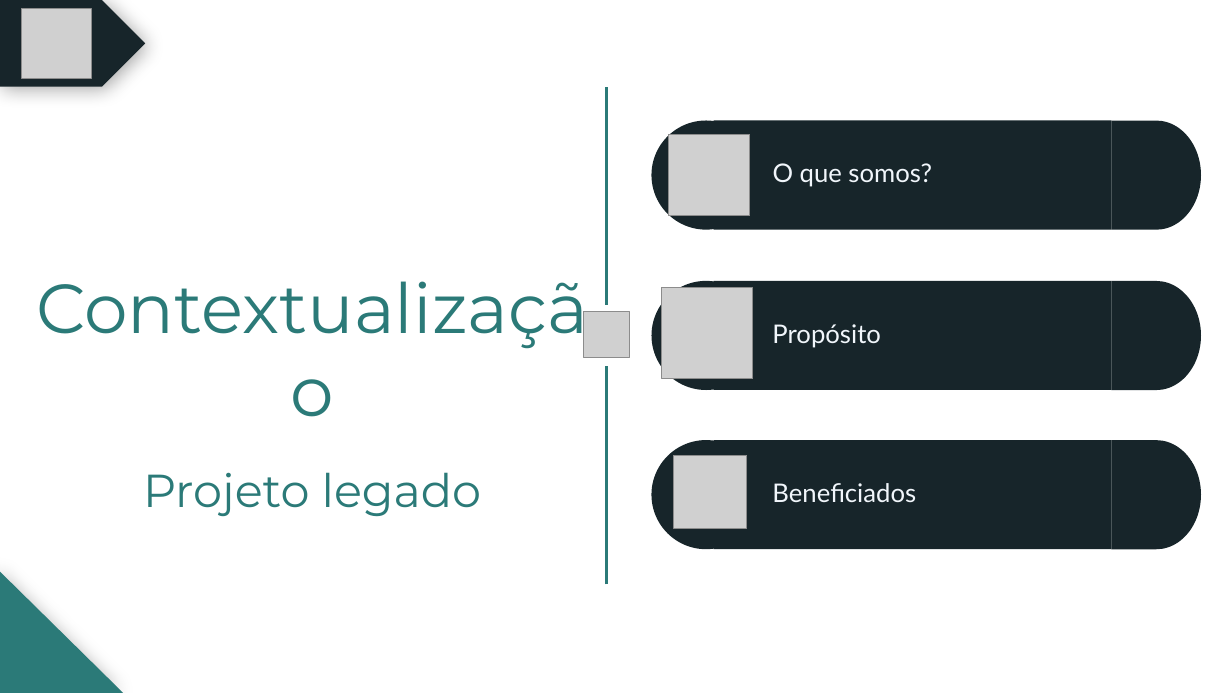
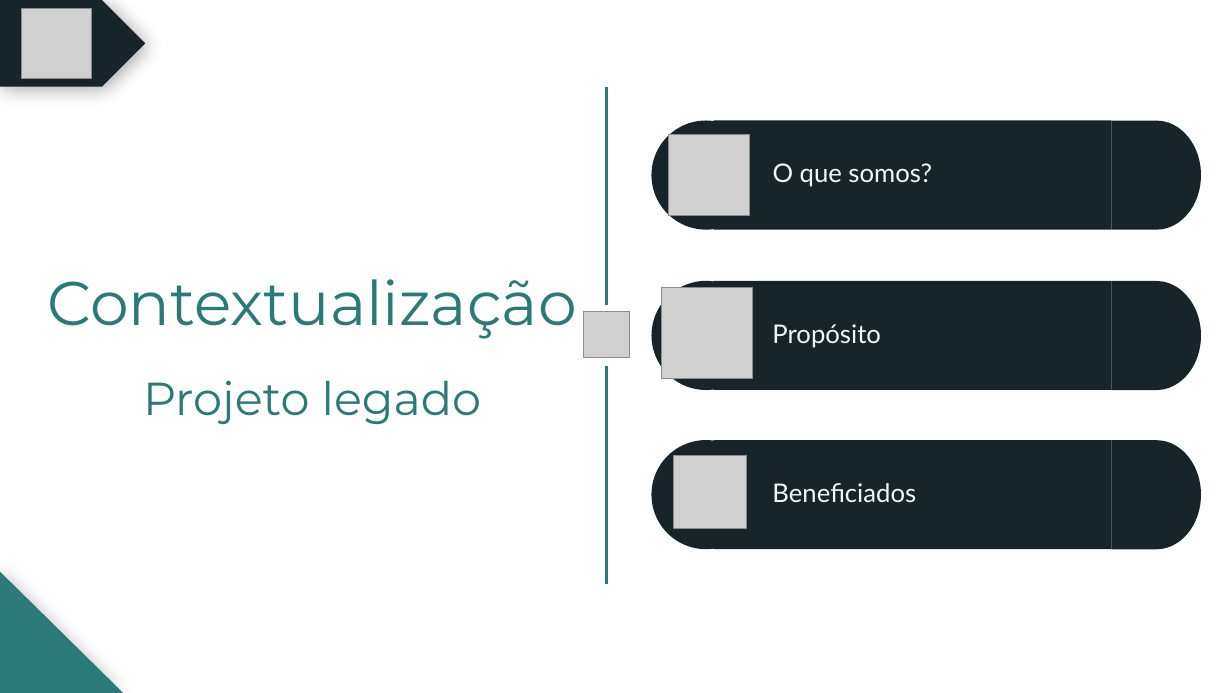
Before and after one commit to BandTec/grupo-10-ccoa-20201, a slide deck: slide 2 of MONITORAMENTO/Documentação/PPTs/Cold Stock Apresentação - Sprint 1.pptx. Drawn at 1232x693 pixels with LibreOffice and Linux fonts; fonts in the diff are those of the drawing; grey boxes stand for pictures. Boxes give left, top, right and bottom in pixels: in the first picture for what was removed or moved away, otherwise in the second. Text is boxed around its words. In the diff, an @@ line names an element or a change of style, - is before the commit and + after.

```diff
--- a/MONITORAMENTO/Documentação/PPTs/Cold Stock Apresentação - Sprint 1.pptx
+++ b/MONITORAMENTO/Documentação/PPTs/Cold Stock Apresentação - Sprint 1.pptx
@@ text at (x1=47, y1=279, x2=577, y2=339): size 54 to 48 pt in "Contextualização" @@
```
Also in this commit, not shown: 2 other files.
